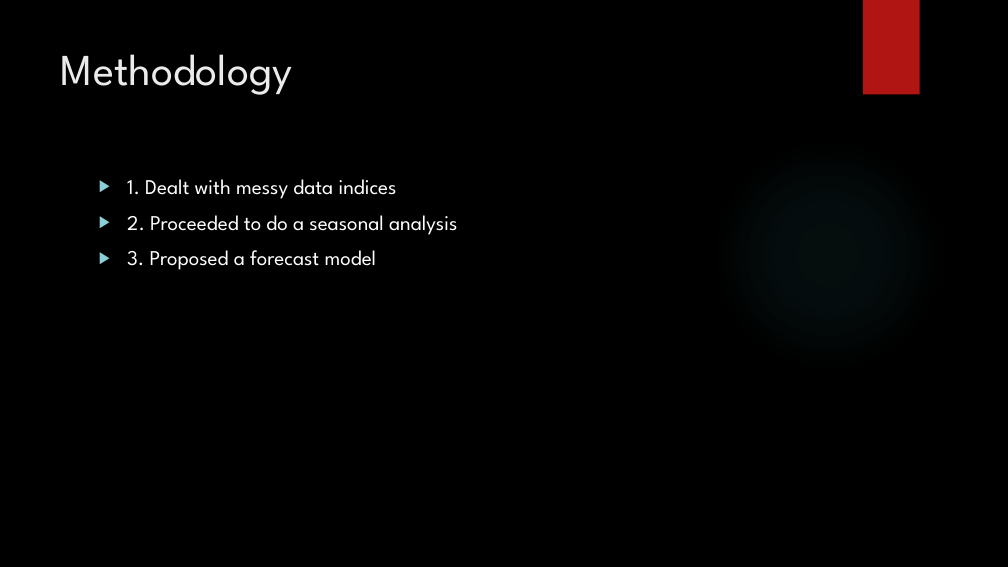
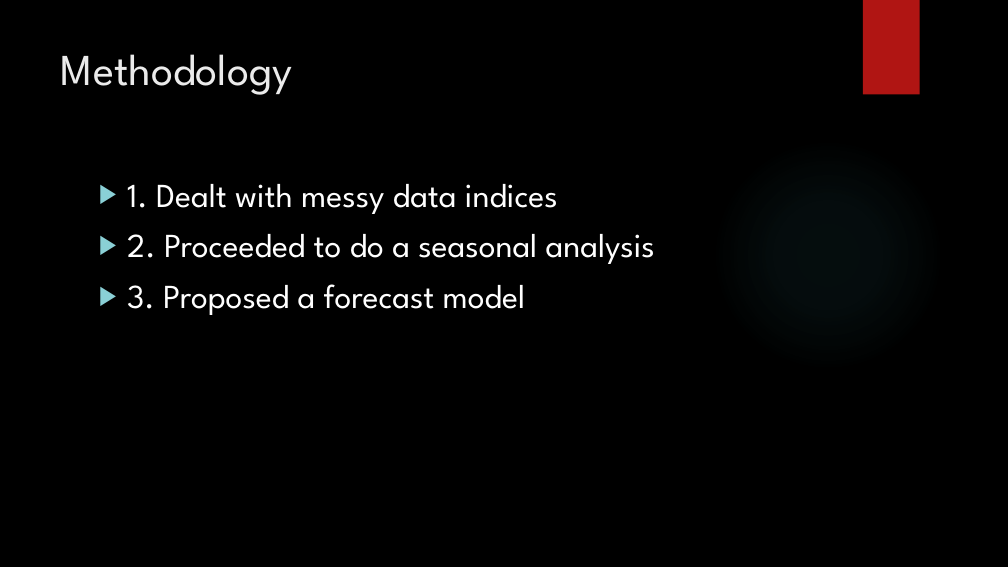
Before and after one commit to PAWhalley/ai-hack18, a slide deck: slide 2 of Presentation_Finale.pptx. Drawn at 1008x567 pixels with LibreOffice and Linux fonts; fonts in the diff are those of the drawing; background and template pictures are left out. Boxes give left, top, right and bottom in pixels: in the first picture for what was removed or moved away, otherwise in the second. Text is boxed around its words. In the diff, an @@ line names an element or a change of style, - is before the commit and + after.

```diff
--- a/Presentation_Finale.pptx
+++ b/Presentation_Finale.pptx
@@ text "1. Dealt with messy data ..." at box(127, 184, 655, 315): size 20 to 32 pt @@
```
Also in this commit, not shown: 2 other slides changed, 3 slides added, 2 slides removed.
